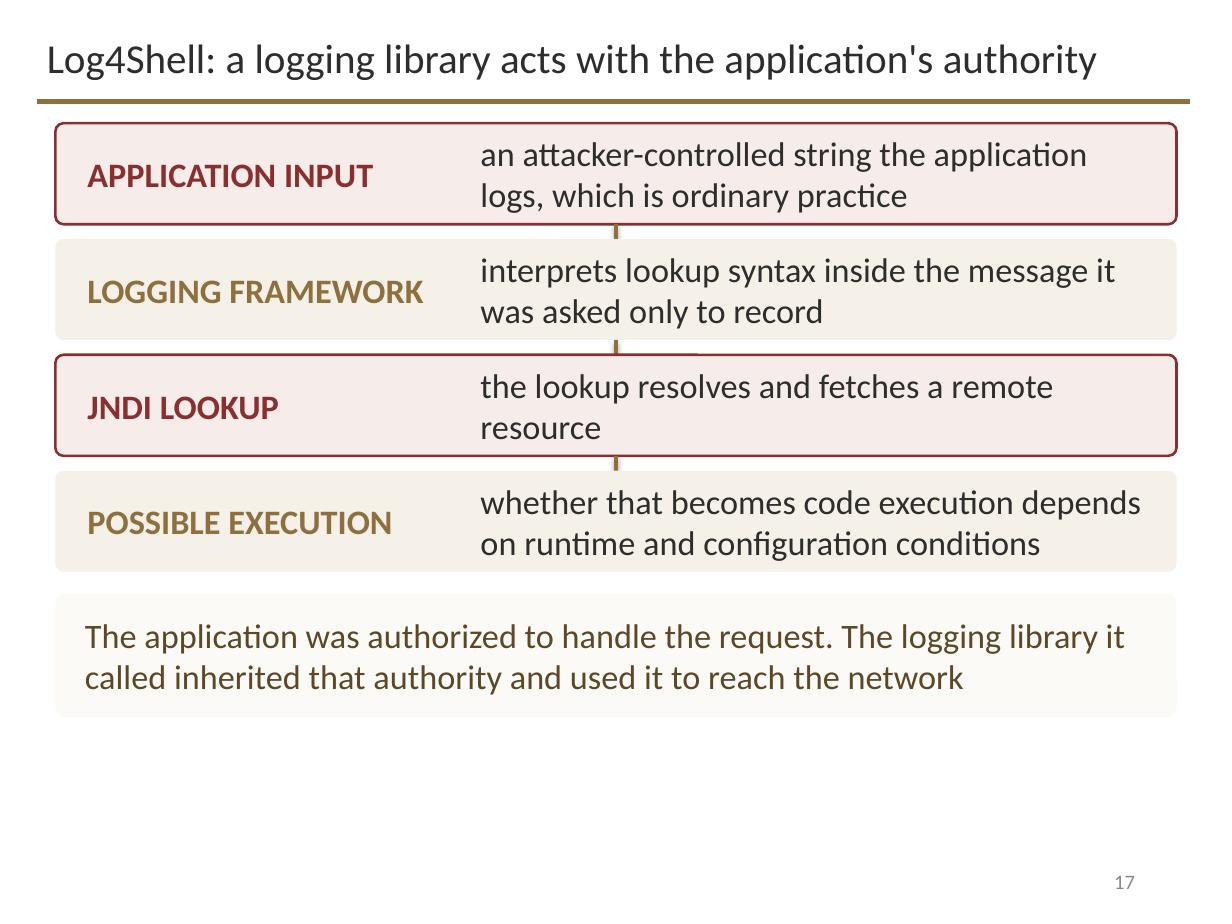
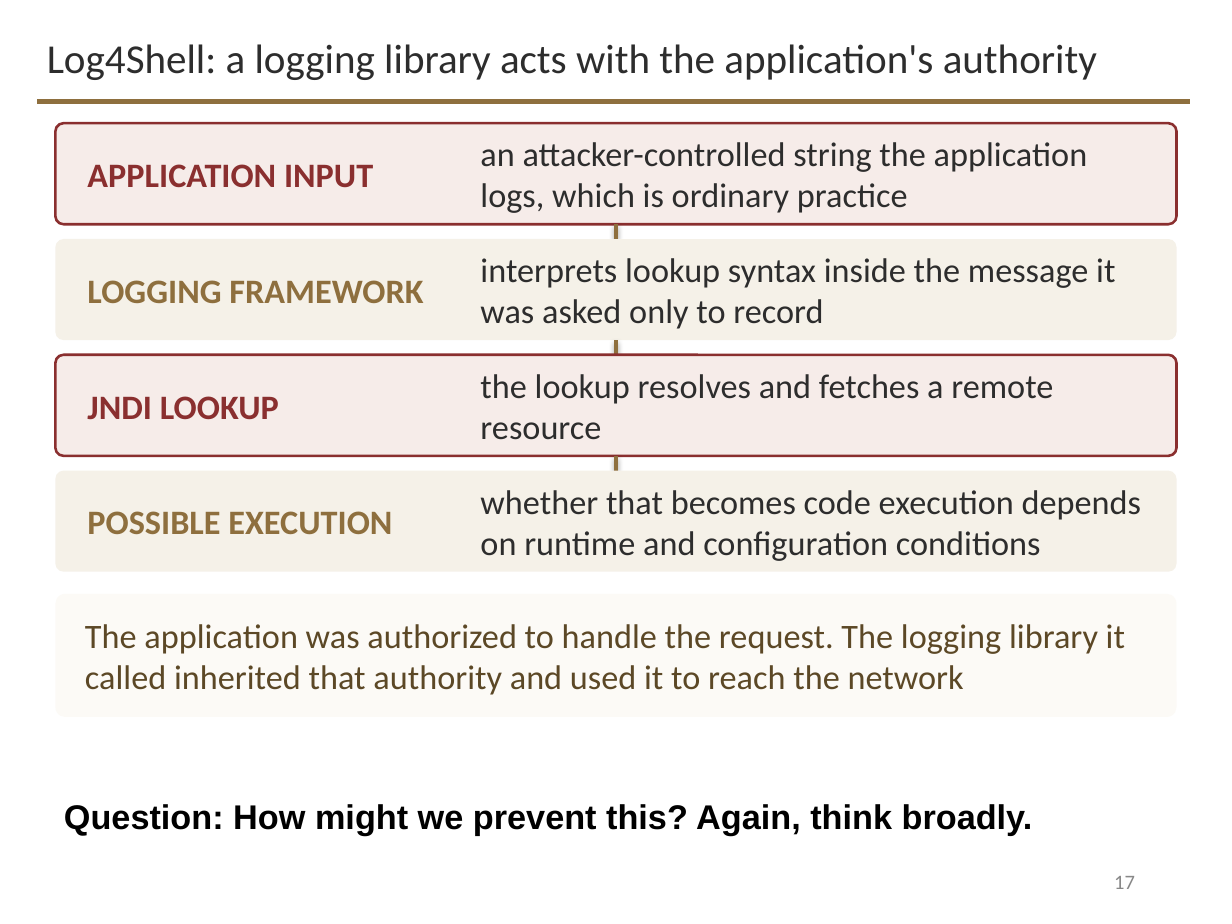
Before and after one commit to davisjam/model-based-agentic-software-engineering, a slide deck: slide 17 of course/lectures/act-3-software-in-the-world/05-security-engineering/3-5-Security-Engineering-2-Controls-and-Assurance.pptx. Drawn at 1232x924 pixels with LibreOffice and Linux fonts; fonts in the diff are those of the drawing; background and template pictures are left out. Boxes give left, top, right and bottom in pixels: in the first picture for what was removed or moved away, otherwise in the second. Text is boxed around its words. In the diff, an @@ line names an element or a change of style, - is before the commit and + after.

```diff
--- a/course/lectures/act-3-software-in-the-world/05-security-engineering/3-5-Security-Engineering-2-Controls-and-Assurance.pptx
+++ b/course/lectures/act-3-software-in-the-world/05-security-engineering/3-5-Security-Engineering-2-Controls-and-Assurance.pptx
@@ text added at box(64, 804, 1033, 836), 20 pt, text #000000, bold @@
+Question: How might we prevent this? Again, think broadly.
```
Also in this commit, not shown: 19 other slides changed, 3 slides added, 1 slide removed, 2 other files.
